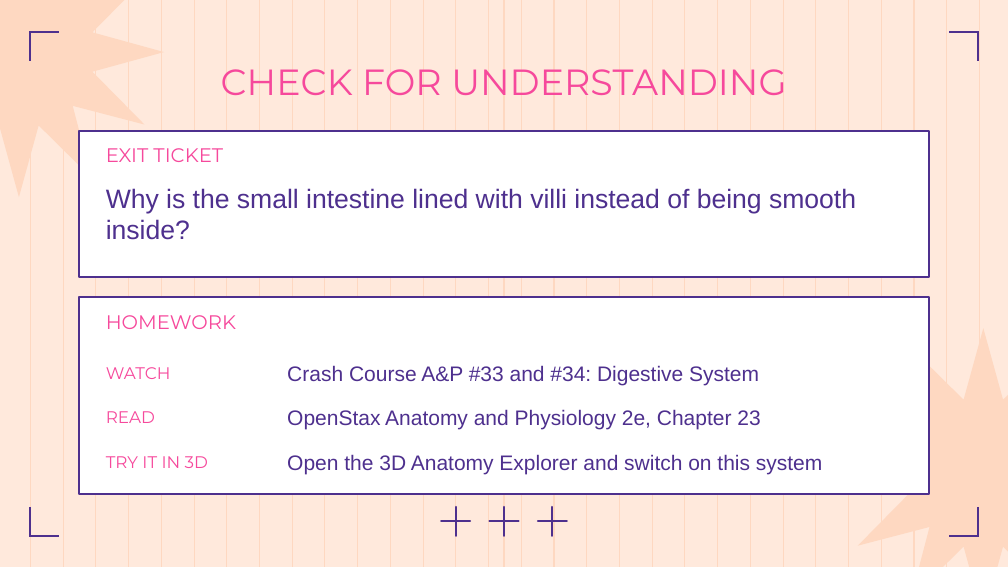
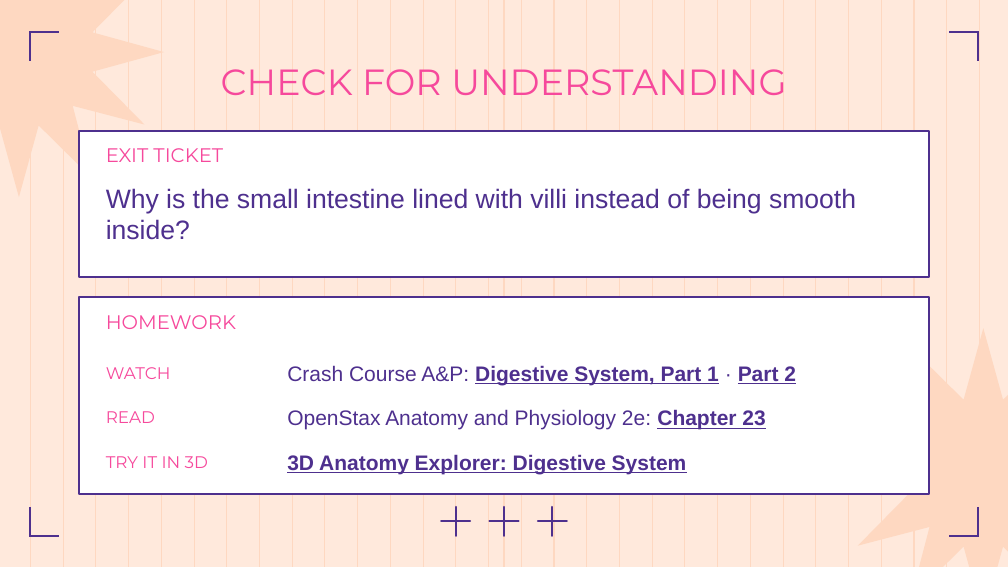
Before and after one commit to Ezkiel2004/Anthropotomy, a slide deck: slide 19 of docs/body-systems/digestive-system.pptx (slide 17 before the commit). Drawn at 1008x567 pixels with LibreOffice and Linux fonts; fonts in the diff are those of the drawing. Boxes give left, top, right and bottom in pixels: in the first picture for what was removed or moved away, otherwise in the second. Text is boxed around its words. In the diff, an @@ line names an element or a change of style, - is before the commit and + after.

```diff
--- a/docs/body-systems/digestive-system.pptx
+++ b/docs/body-systems/digestive-system.pptx
@@ text at bbox=[287, 365, 796, 385]: text changed; bold on @@
-Crash Course A&P #33 and #34: Digestive System
+Crash Course A&P: Digestive System, Part 1 · Part 2
@@ text at bbox=[287, 409, 765, 430]: text changed @@
-OpenStax Anatomy and Physiology 2e, Chapter 23
+OpenStax Anatomy and Physiology 2e: Chapter 23
@@ text at bbox=[287, 454, 687, 474]: text changed; bold on @@
-Open the 3D Anatomy Explorer and switch on this system
+3D Anatomy Explorer: Digestive System
```
Also in this commit, not shown: 5 other slides changed, 2 slides added, 10 other files.
